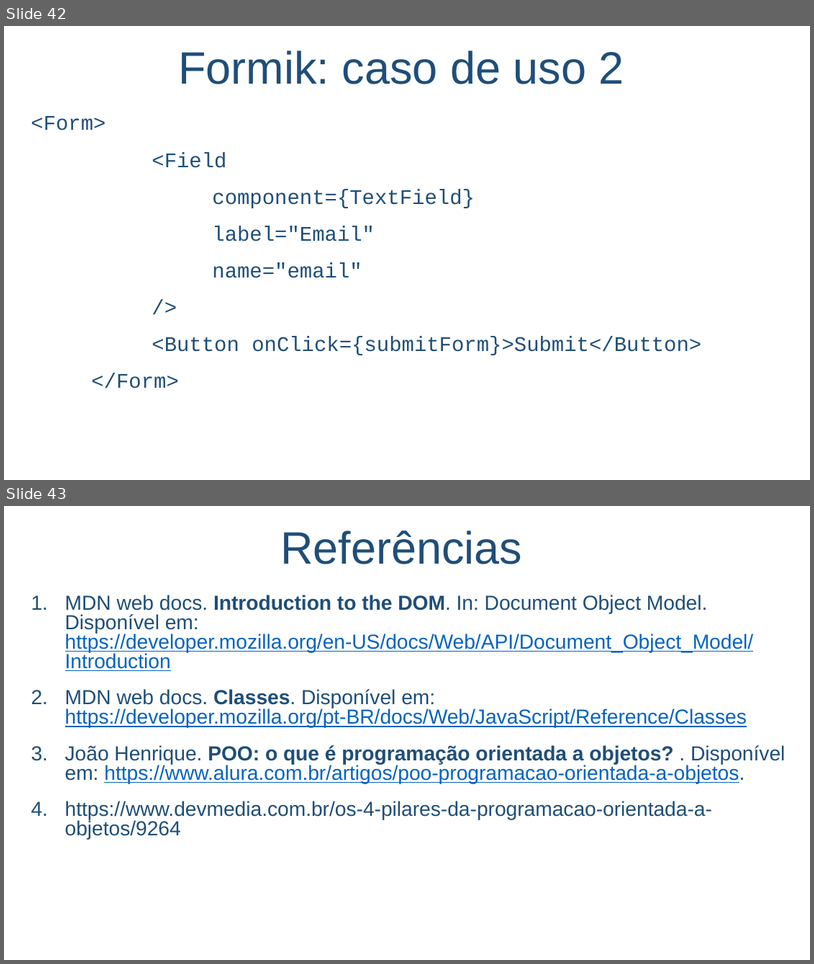
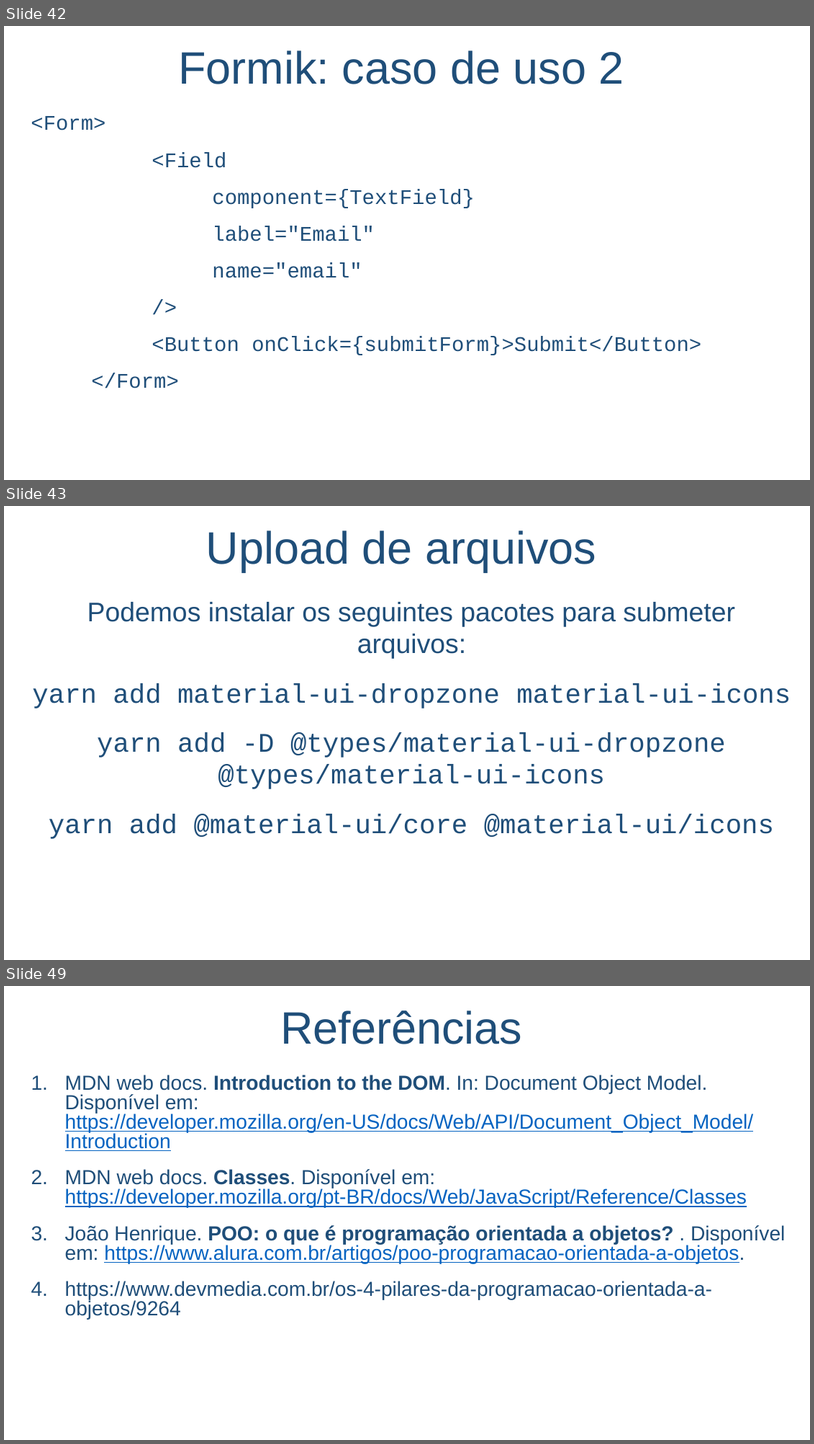
Before and after one commit to salmo-jr/public-slides, a slide deck: React.pptx. Shown one above the other, each under a label of ours: slides 42 and 43 before the commit, slides 42, 43 and 49 after it; the slides between them are not shown. The pictures are 814x964 and 814x1444 pixels, drawn with LibreOffice and Linux fonts; fonts in the diff are those of the drawing; background and template pictures are left out. Boxes give left, top, right and bottom in pixels: in the first picture for what was removed or moved away, otherwise in the second. Text is boxed around its words. In the diff, an @@ line names an element or a change of style, - is before the commit and + after.

```diff
--- a/React.pptx
+++ b/React.pptx
@@ slide 43 added at <box>4,506,810,960</box>, background picture (left out) @@
@@ text added at <box>206,530,597,572</box>, 54 pt, text #1F4E79 @@
+Upload de arquivos
@@ text added at <box>32,602,791,839</box>, 32 pt, text #1F4E79 @@
+Podemos instalar os seguintes pacotes para submeter arquivos:
+yarn add material-ui-dropzone material-ui-icons
+yarn add -D @types/material-ui-dropzone @types/material-ui-icons
+yarn add @material-ui/core @material-ui/icons
@@ what was slide 43 is now slide 49 @@
```
Also in this commit, not shown: 5 other slides added, 1 other file.
